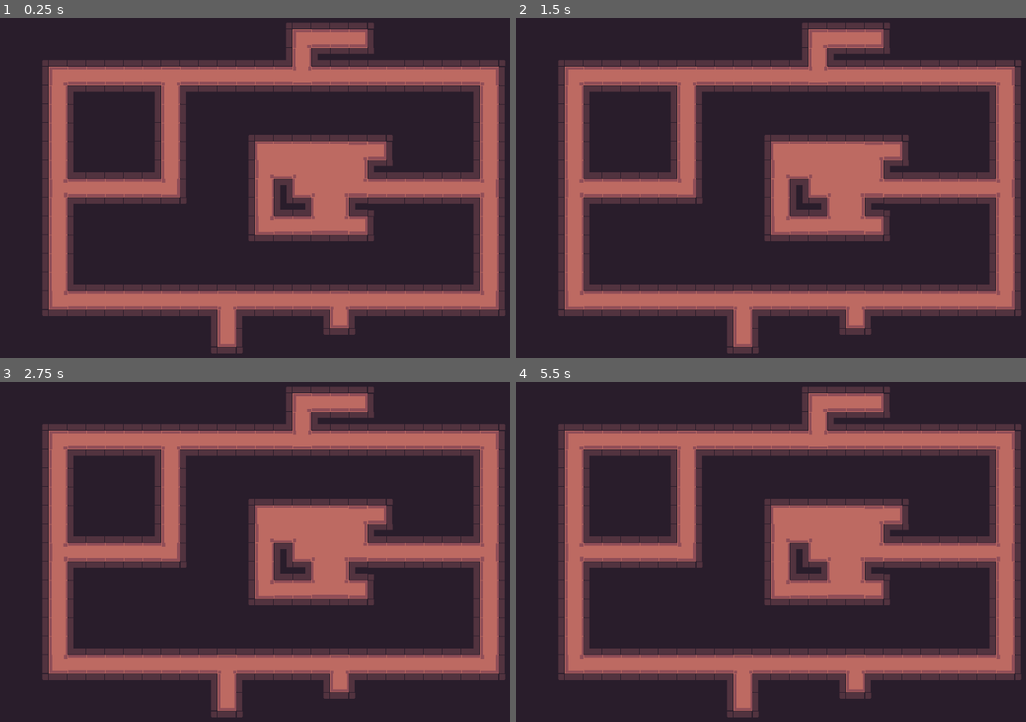
Above: before the commit, frames 1-4 (two rows, left to right).
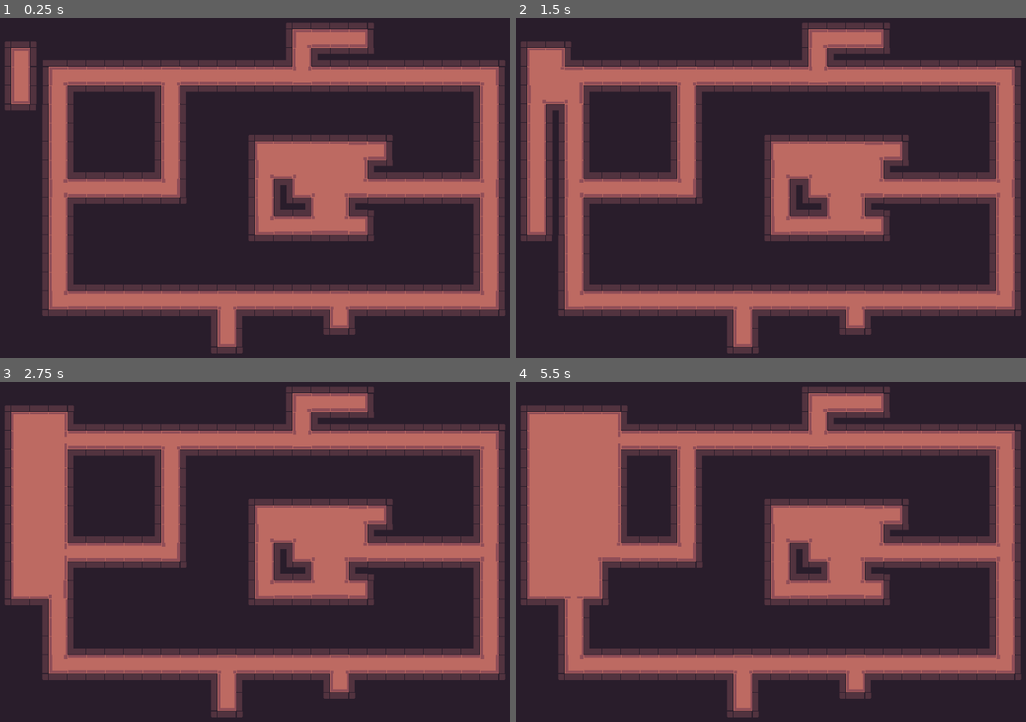
Above: after the commit, the same moments.

Repository: LaTu-Jams/LD54
Game: Godot game, scene res://scenes/Main.tscn
The game is run twice, just before and just after one commit, with the same random seed, the same clock (stepped at 60 frames per second) and the same inputs. The engine's default icon, where the game draws it, is replaced by a stand-in: a white triangle on a blue panel in a dark square.
Inputs:
- Up to frame 1 (0.25 s): no input
- Up to frame 2 (1.5 s): no input
- Up to frame 3 (2.75 s): no input
- Up to frame 4 (5.5 s): tap Enter at 2.75 s

The runs differ from the first frame. In frame 1, 1.2% of the frame differs, in the area x 0-10%, y 6-31%; in frame 2, 4.2%; in frame 3, 5.7%; in frame 4, 9.3%, in the area x 0-22%, y 6-66%.

Commit message:
Add ablity ot remove level tiles

Diff:
--- a/scenes/Level.tscn
+++ b/scenes/Level.tscn
@@ -1,8 +1,10 @@
-[gd_scene load_steps=2 format=2]
+[gd_scene load_steps=3 format=2]
 
 [ext_resource path="res://tiles/3x3min.tres" type="TileSet" id=1]
+[ext_resource path="res://scripts/Level.gd" type="Script" id=2]
 
 [node name="Level" type="Node2D"]
+script = ExtResource( 2 )
 
 [node name="Floor" type="TileMap" parent="."]
 tile_set = ExtResource( 1 )
--- /dev/null
+++ b/scripts/Level.gd
@@ -0,0 +1,26 @@
+extends Node2D
+
+const EMPTY_TILE = -1
+const GROUND_TILE = 0
+const FLOOR_TILE = 1
+
+onready var floor_layer = $Floor
+onready var ground_layer = $Ground
+
+
+# Called when the node enters the scene tree for the first time.
+func _ready():
+	for x in range(2,12):
+		for y in range(2,12):
+			_remove_ground(Vector2(x,y))
+			yield(get_tree().create_timer(0.1), "timeout")
+
+func _remove_ground(pos : Vector2):
+	var tile = ground_layer.get_cellv(pos)
+	if tile > -1:
+		ground_layer.set_cellv(pos, EMPTY_TILE)
+		ground_layer.update_bitmask_area(pos)
+		ground_layer.update_dirty_quadrants()
+		floor_layer.set_cellv(pos, FLOOR_TILE)
+		floor_layer.update_bitmask_area(pos)
+		floor_layer.update_dirty_quadrants()
